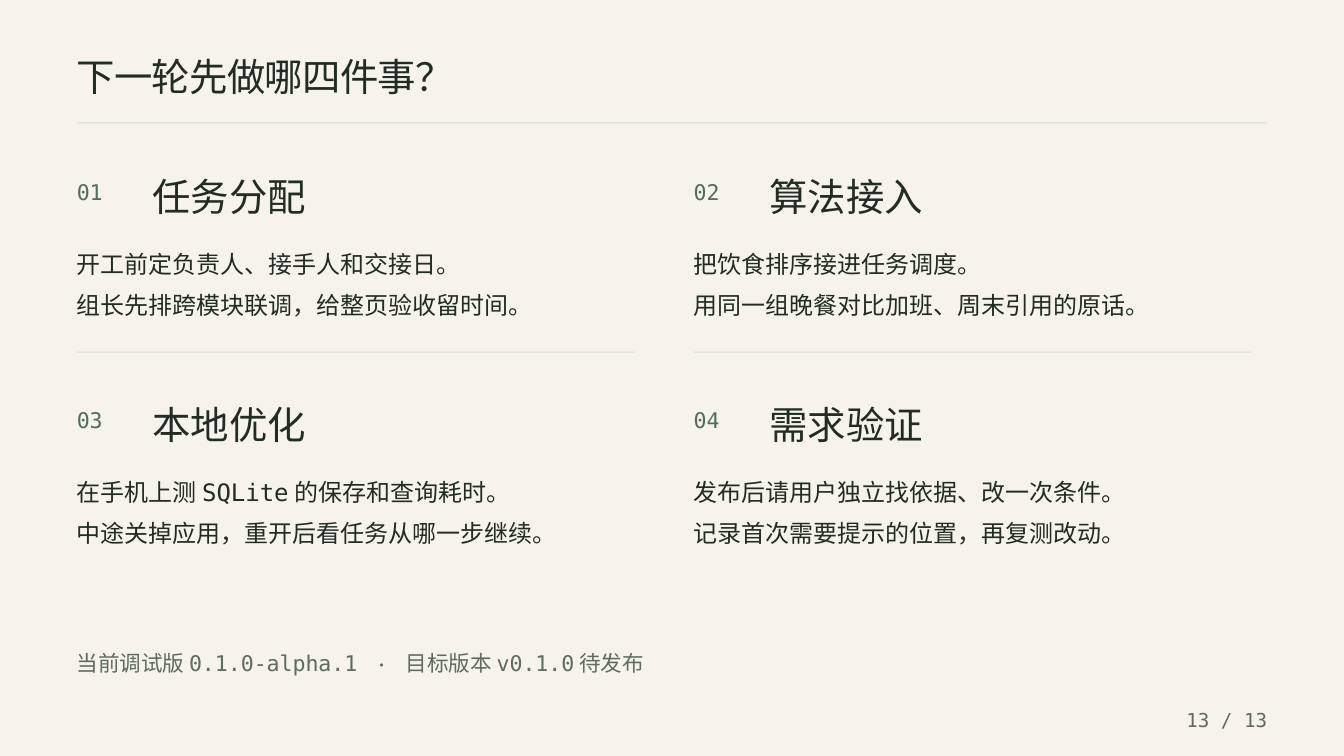
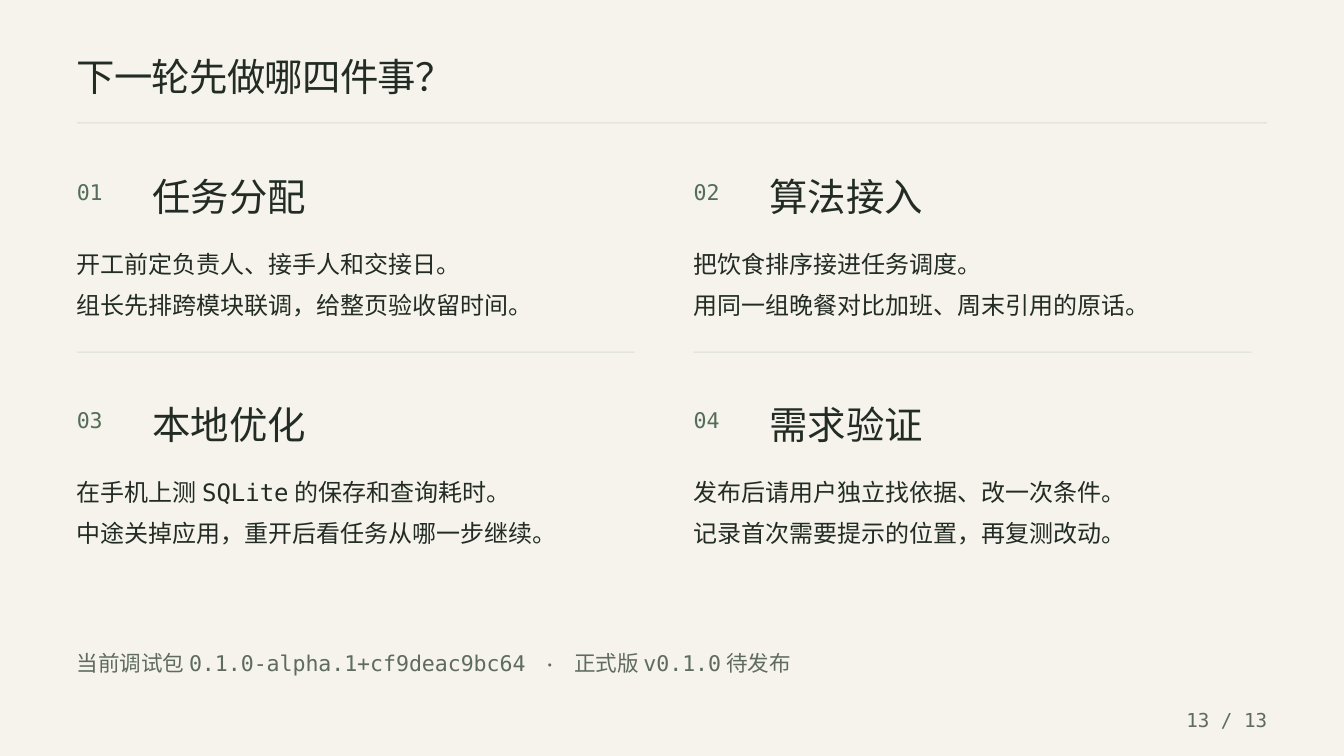
Before and after one commit to 155TuT/2601-fzu-SoftwareEngineering-YuezhongWu, a slide deck: slide 13 of homework/team/task8/ppt/叠石-Alpha冲刺答辩.pptx. Drawn at 1344x756 pixels with LibreOffice and Linux fonts; fonts in the diff are those of the drawing. Boxes give left, top, right and bottom in pixels: in the first picture for what was removed or moved away, otherwise in the second. Text is boxed around its words. In the diff, an @@ line names an element or a change of style, - is before the commit and + after.

```diff
--- a/homework/team/task8/ppt/叠石-Alpha冲刺答辩.pptx
+++ b/homework/team/task8/ppt/叠石-Alpha冲刺答辩.pptx
@@ text at box(77, 653, 791, 676): text changed @@
-当前调试版 0.1.0-alpha.1 · 目标版本 v0.1.0 待发布
+当前调试包 0.1.0-alpha.1+cf9deac9bc64 · 正式版 v0.1.0 待发布
```
Also in this commit, not shown: 6 other slides changed, 4 other files.
